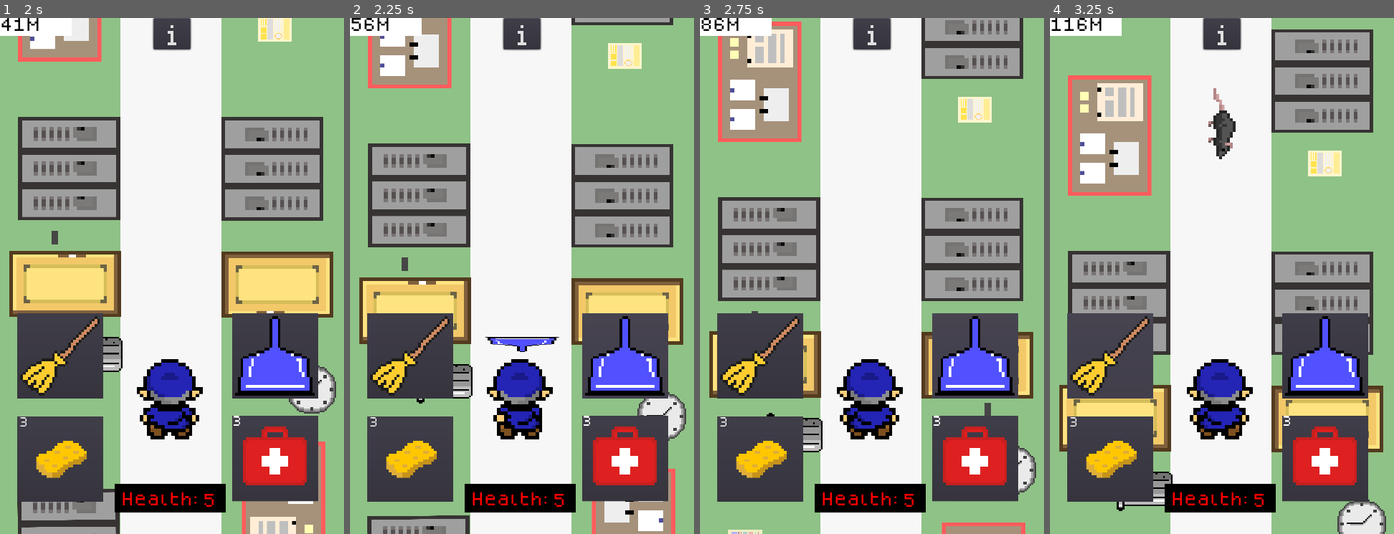
Above: before the commit, frames 1-4 (left to right).
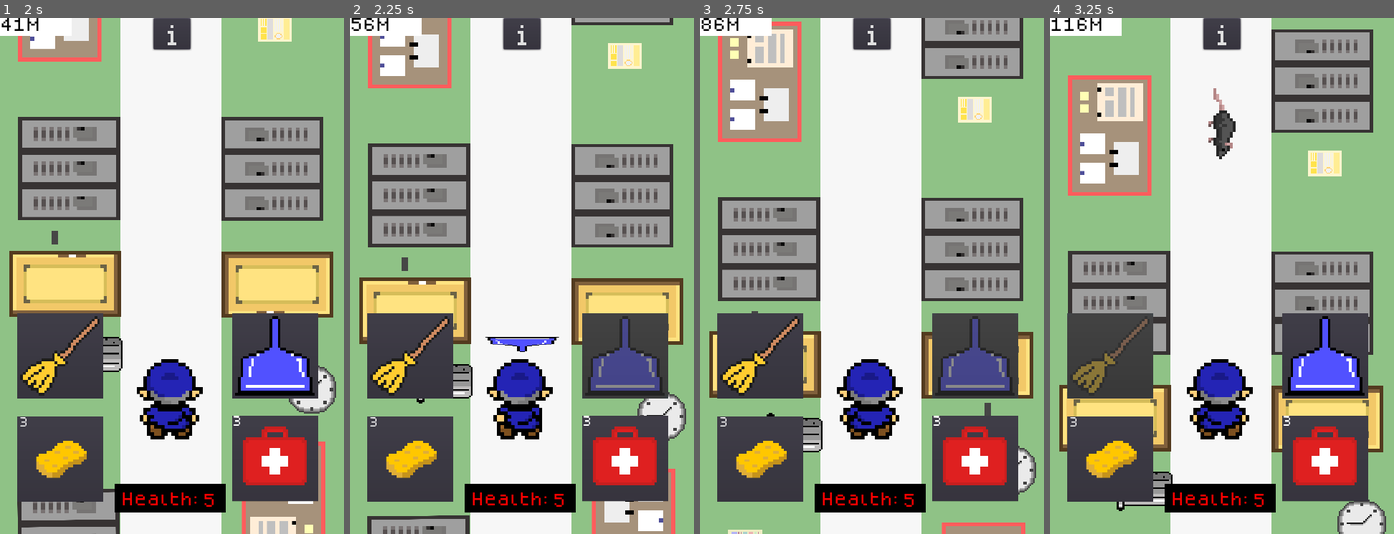
Above: after the commit, the same moments.

Repository: TheBroham7/Project-Sweep
Game: Godot game, scene res://scenes/title_screen.tscn
Same seed, same stepped clock (60 frames per second), same inputs: the game is played once before the commit and once after it.
Inputs (mouse positions are in pixels of both pictures, inside the frame that each line leads up to):
- Up to frame 1 (2 s): click "Click to Start" at 0.5 s; click "NEW GAME" at 1.25 s
- Up to frame 2 (2.25 s): click (625, 353) at 2 s
- Up to frame 3 (2.75 s): no input
- Up to frame 4 (3.25 s): click (1108, 353) at 2.75 s

Frame 1 is identical in both runs. In frame 2, 2.0% of the frame differs, in the area x 68-92%, y 57-74%; in frame 3, 2.0%; in frame 4, 0.5%.

Commit message:
cool-down
added cool downs for the swings and the block so they cannot be spammed

Diff:
--- a/scenes/weapon_buttons.tscn
+++ b/scenes/weapon_buttons.tscn
@@ -25,5 +25,11 @@
 rect_scale = Vector2( 0.13, 0.13 )
 icon = ExtResource( 1 )
 
+[node name="block_timer" type="Timer" parent="."]
+
+[node name="swing_timer" type="Timer" parent="."]
+
 [connection signal="pressed" from="DustPan" to="." method="_on_DustPan_pressed"]
 [connection signal="pressed" from="Broom" to="." method="_on_Broom_pressed"]
+[connection signal="timeout" from="block_timer" to="." method="_on_block_timer_timeout"]
+[connection signal="timeout" from="swing_timer" to="." method="_on_swing_timer_timeout"]
--- a/scripts/weapon_buttons.gd
+++ b/scripts/weapon_buttons.gd
@@ -11,11 +11,23 @@
 # Attack Weapons
 
 func _on_Broom_pressed():
+	$swing_timer.start()
+	get_node("Broom").disabled = true
 	emit_signal("swing")
 	emit_signal("broom")
 
 # Defensive Weapons
 
 func _on_DustPan_pressed():
+	$block_timer.start()
+	get_node("DustPan").disabled = true
 	emit_signal("dust_pan")
 	emit_signal("block")
+
+
+func _on_swing_timer_timeout():
+	get_node("Broom").disabled = false
+
+
+func _on_block_timer_timeout():
+	get_node("DustPan").disabled = false
